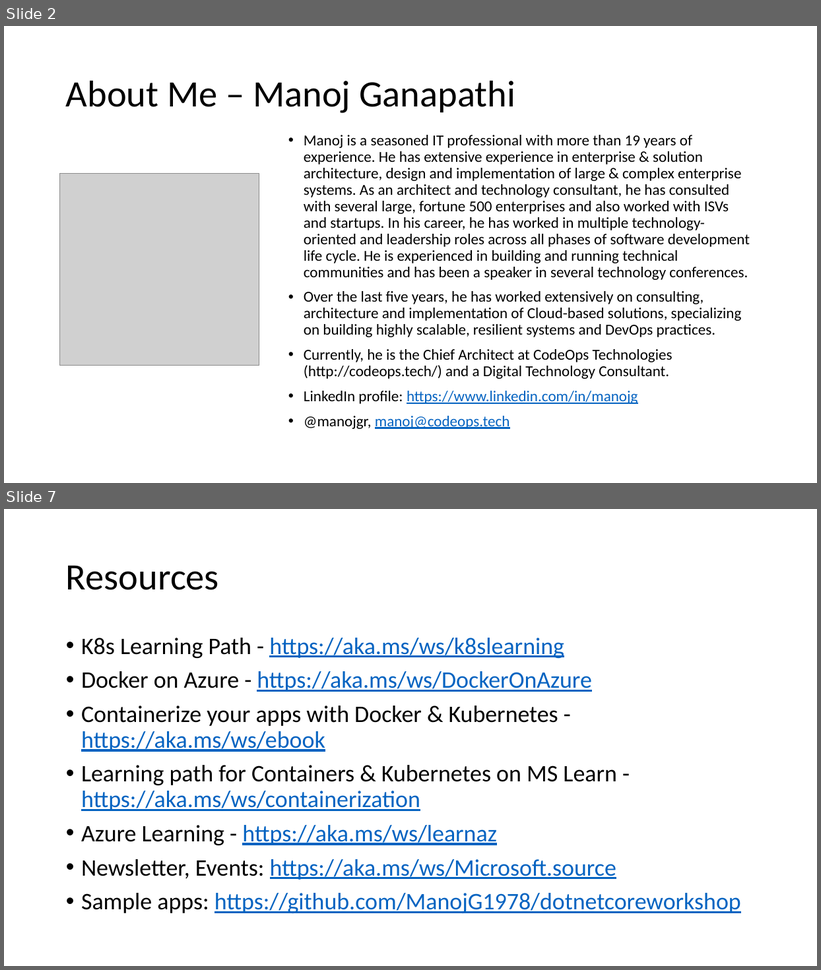
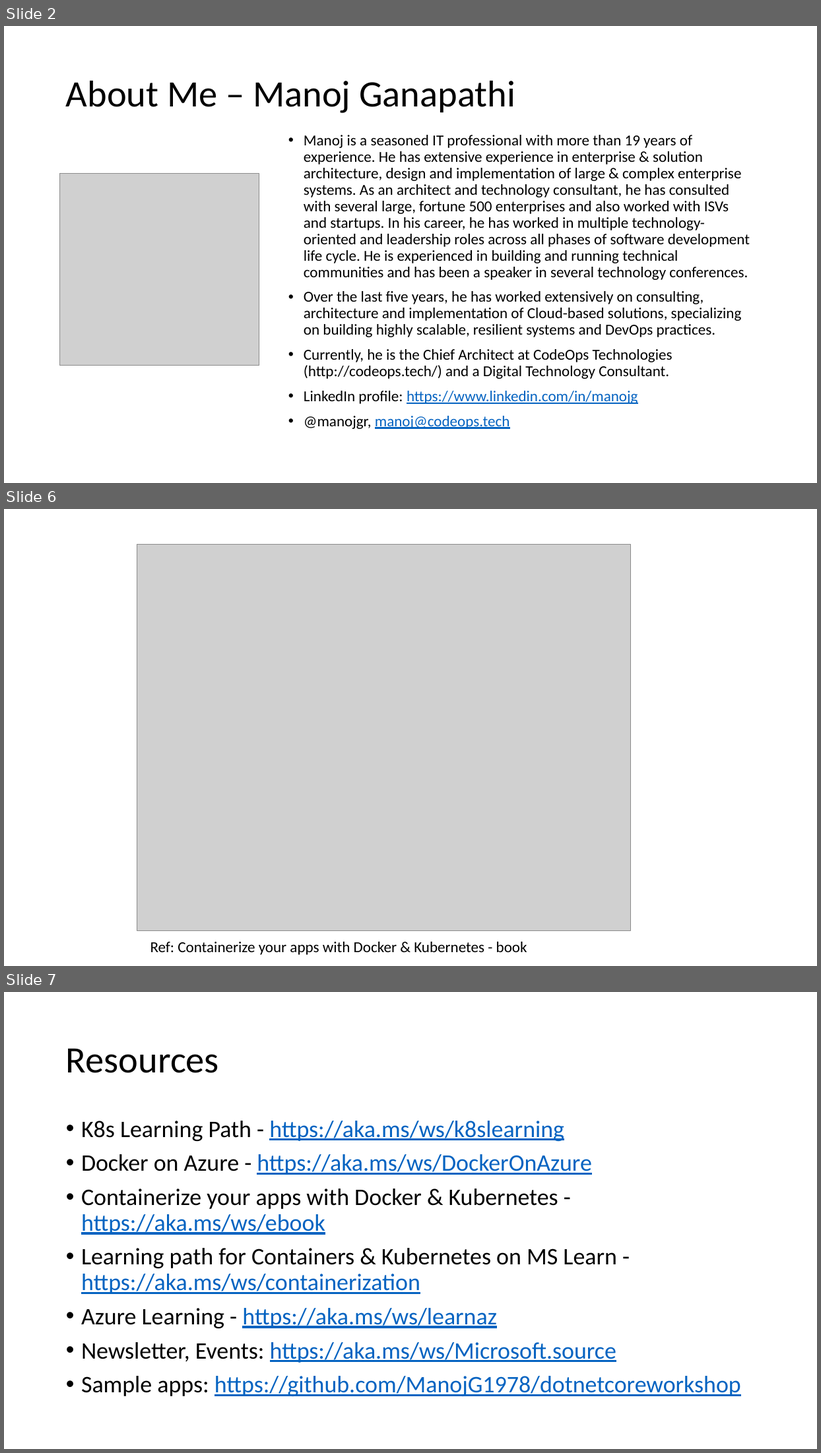
Before and after one commit to ManojG1978/dotnetcoreworkshop, a slide deck: Materials/Slides.pptx. Shown one above the other, each under a label of ours: slides 2 and 7 before the commit, slides 2, 6 and 7 after it; the slides between them are not shown. The pictures are 821x970 and 821x1453 pixels, drawn with LibreOffice and Linux fonts; fonts in the diff are those of the drawing; grey boxes stand for pictures. Boxes give left, top, right and bottom in pixels: in the first picture for what was removed or moved away, otherwise in the second. Text is boxed around its words. In the diff, an @@ line names an element or a change of style, - is before the commit and + after.

```diff
--- a/Materials/Slides.pptx
+++ b/Materials/Slides.pptx
@@ slide 6 added at (4,509,817,966), background #FFFFFF @@
@@ picture added at (137,544,630,931) @@
@@ text added at (151,942,527,955), 18 pt, text #000000 @@
+Ref: Containerize your apps with Docker & Kubernetes - book
```
Also in this commit, not shown: 3 slides changed, 1 slide removed.
